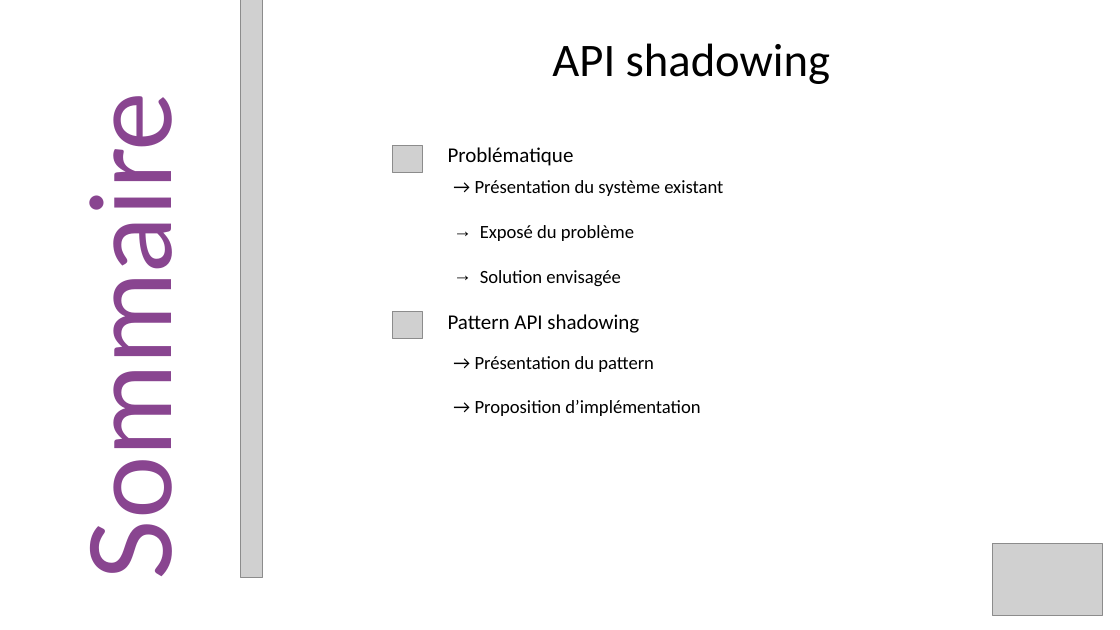
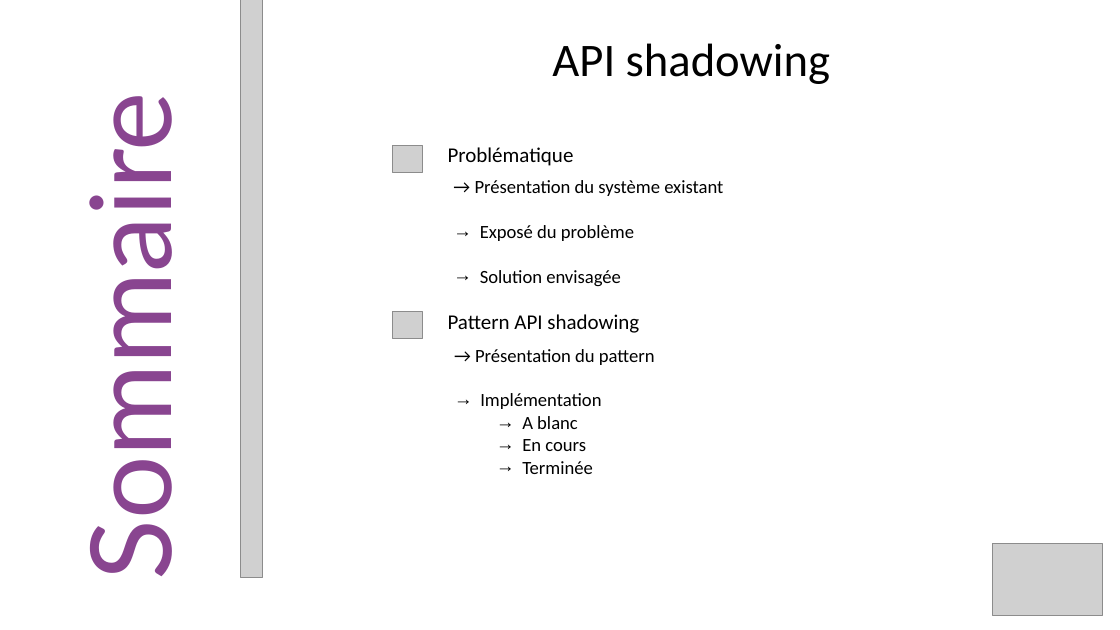
Before and after one commit to acaillol/SpeakUp-ApiShadowing, a slide deck: slide 3 of Speak'up API shadowing.pptx. Drawn at 1120x630 pixels with LibreOffice and Linux fonts; fonts in the diff are those of the drawing; grey boxes stand for pictures. Boxes give left, top, right and bottom in pixels: in the first picture for what was removed or moved away, otherwise in the second. Text is boxed around its words. In the diff, an @@ line names an element or a change of style, - is before the commit and + after.

```diff
--- a/Speak'up API shadowing.pptx
+++ b/Speak'up API shadowing.pptx
@@ text "→ Présentation du pattern" moved from (x1=475, y1=356, x2=700, y2=416) to (x1=475, y1=349, x2=655, y2=474) @@
@@ text at (x1=480, y1=393, x2=601, y2=474): text changed @@
-→ Proposition d’implémentation
+→ Implémentation
+  → A blanc
+  → En cours
+  → Terminée
```
Also in this commit, not shown: 3 other slides changed, 1 slide added, 6 other files.
